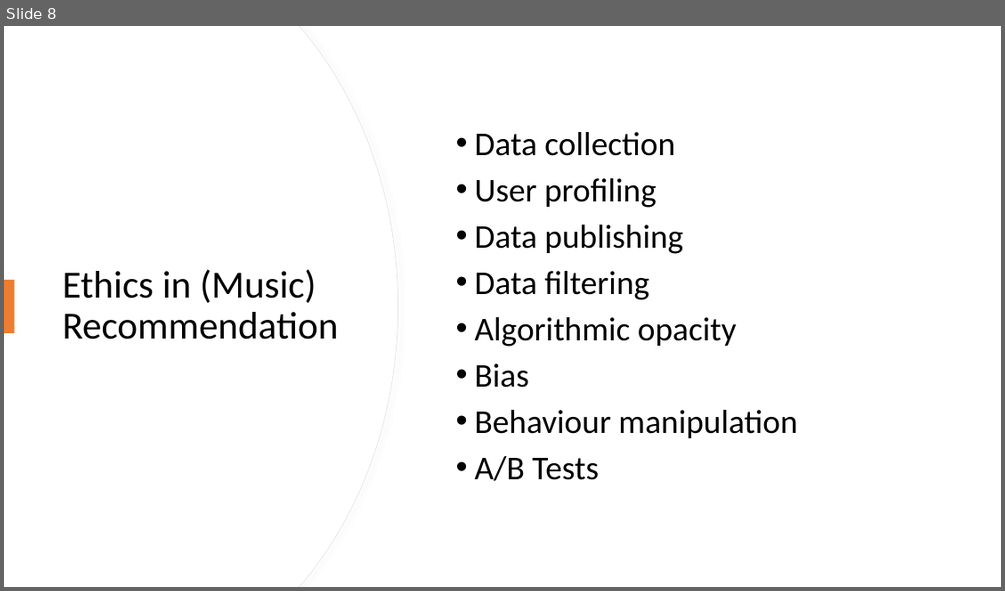
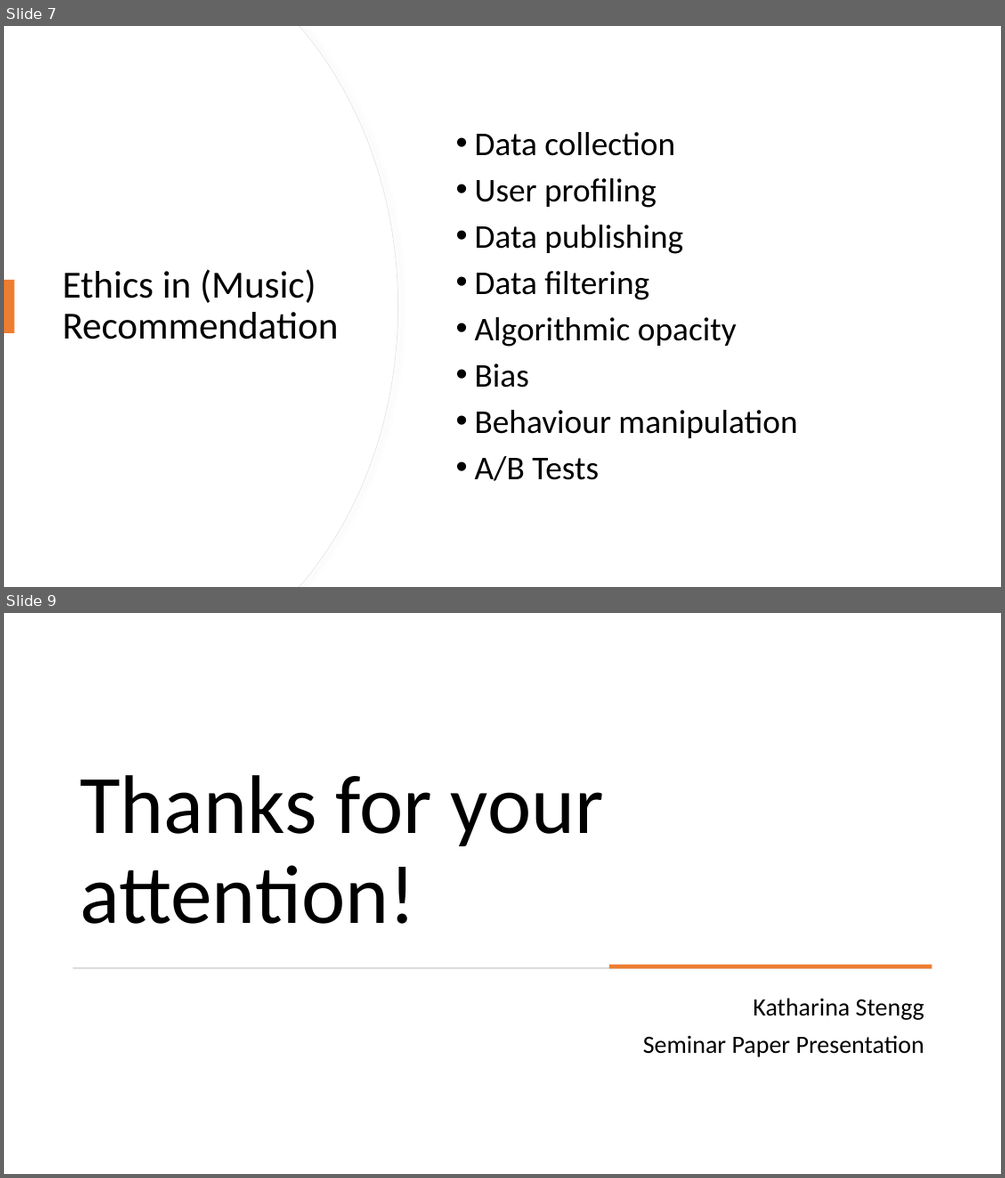
Before and after one commit to stenglx/seminar_ai, a slide deck: State-Of-The-Art Music Recommendation.pptx. Shown one above the other, each under a label of ours: slide 8 before the commit, slides 7 and 9 after it; the slides between them are not shown. The pictures are 1005x591 and 1005x1178 pixels, drawn with LibreOffice and Linux fonts; fonts in the diff are those of the drawing. Boxes give left, top, right and bottom in pixels: in the first picture for what was removed or moved away, otherwise in the second. Text is boxed around its words. In the diff, an @@ line names an element or a change of style, - is before the commit and + after.

```diff
--- a/State-Of-The-Art Music Recommendation.pptx
+++ b/State-Of-The-Art Music Recommendation.pptx
@@ slide 9 added at (4, 613, 1001, 1174), background #FFFFFF @@
@@ title added at (80, 775, 604, 924), 80 pt, text #000000 @@
+Thanks for your attention!
@@ rectangle added at (73, 967, 932, 969), fill #D5D5D5 @@
@@ rectangle added at (609, 965, 932, 969), fill #ED7D31 @@
@@ text added at (643, 997, 924, 1057), 24 pt, text #000000 @@
+Katharina Stengg
+Seminar Paper Presentation
@@ what was slide 8 is now slide 7 @@
```
Also in this commit, not shown: 2 slides changed, 1 slide removed.
